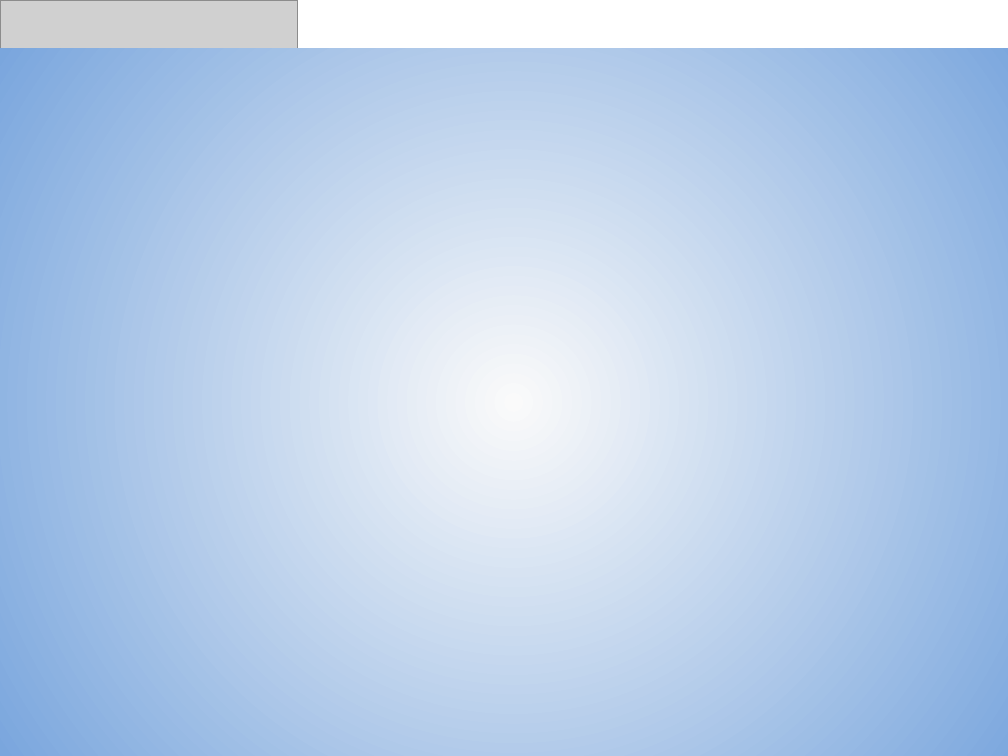
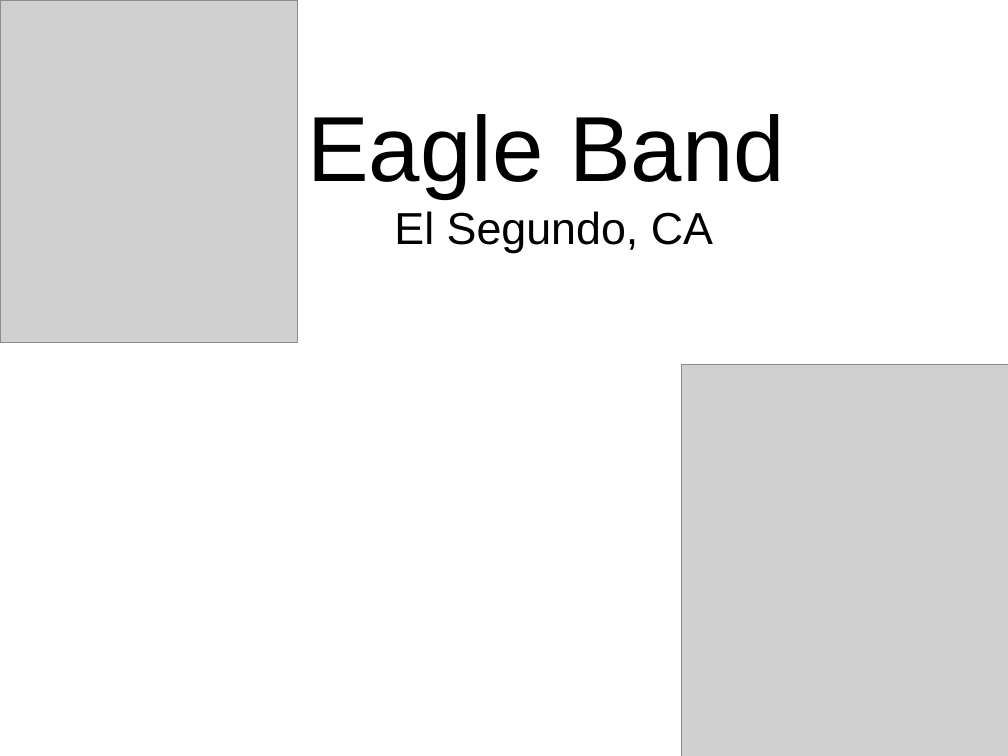
Before and after one commit to Nick-Mazuk/Band-Website, a slide deck: slide 1 of Pictures/Band Website.pptx. Drawn at 1008x756 pixels with LibreOffice and Linux fonts; fonts in the diff are those of the drawing; grey boxes stand for pictures. Boxes give left, top, right and bottom in pixels: in the first picture for what was removed or moved away, otherwise in the second. Text is boxed around its words. In the diff, an @@ line names an element or a change of style, - is before the commit and + after.

```diff
--- a/Pictures/Band Website.pptx
+++ b/Pictures/Band Website.pptx
@@ rectangle removed at bbox=[0, 48, 1008, 756] @@
@@ text added at bbox=[307, 114, 785, 253], 32 pt, text #000000 @@
+Eagle Band
+El Segundo, CA
@@ picture added at bbox=[681, 364, 1008, 756] @@
```
Also in this commit, not shown: 4 other files.
